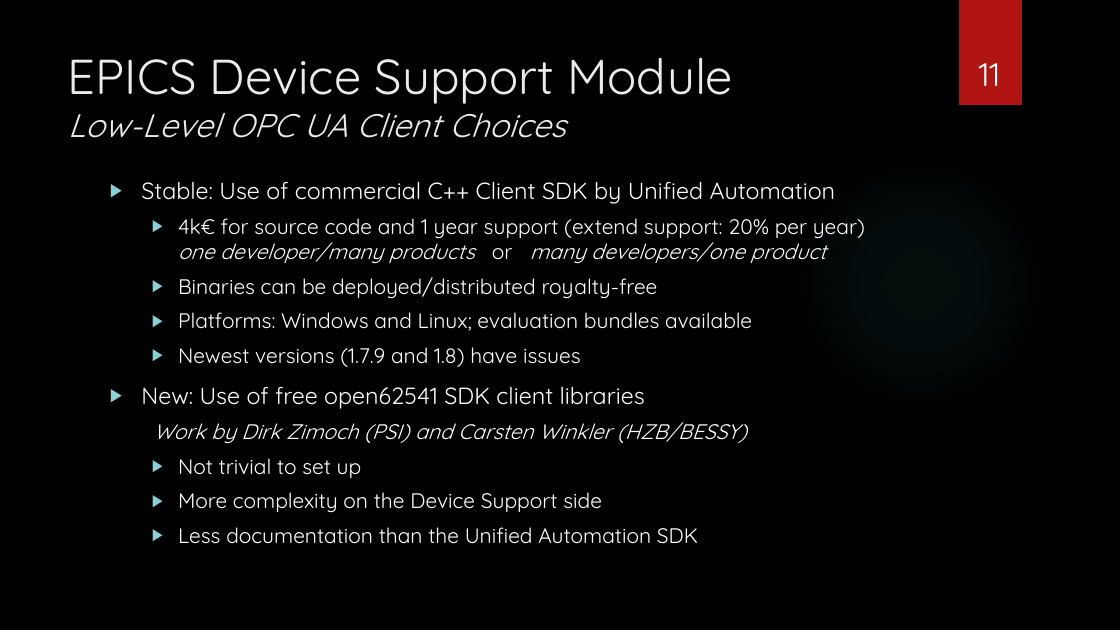
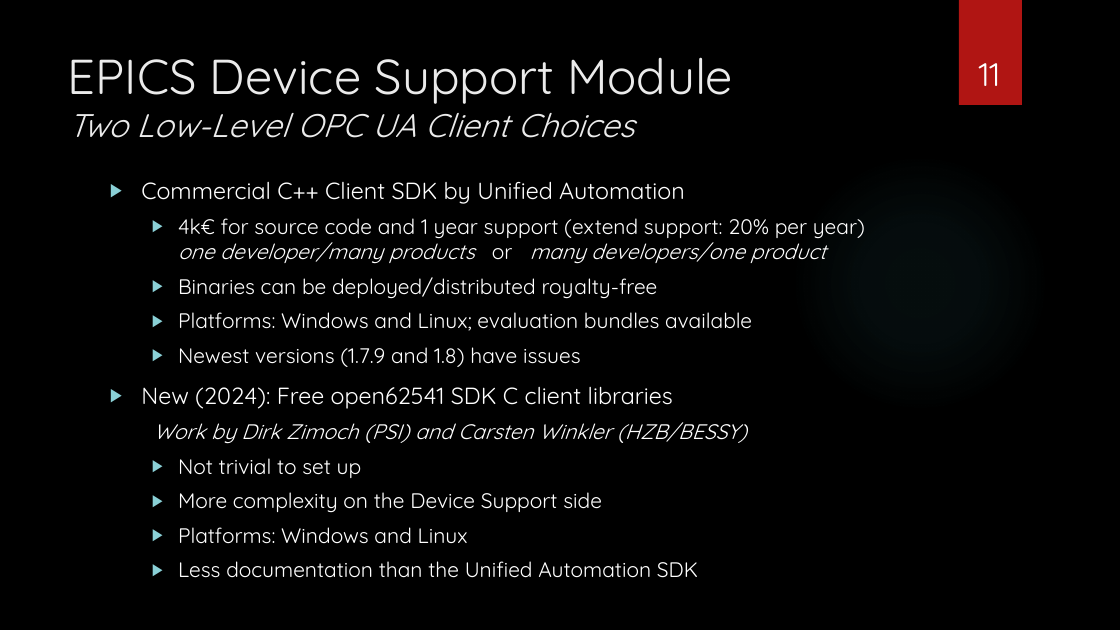
Before and after one commit to epics-training/opcua-support, a slide deck: slide 11 of presentations/OPC UA Device Support.pptx. Drawn at 1120x630 pixels with LibreOffice and Linux fonts; fonts in the diff are those of the drawing; background and template pictures are left out. Boxes give left, top, right and bottom in pixels: in the first picture for what was removed or moved away, otherwise in the second. Text is boxed around its words. In the diff, an @@ line names an element or a change of style, - is before the commit and + after.

```diff
--- a/presentations/OPC UA Device Support.pptx
+++ b/presentations/OPC UA Device Support.pptx
@@ title at [68,57,733,138]: text changed @@
-EPICS Device Support Module
-Low-Level OPC UA Client Choices
+EPICS Device Support Module
+Two Low-Level OPC UA Client Choices
@@ text at [141,182,685,204]: text changed @@
-▶ Stable: Use of commercial C++ Client SDK by Unified Automation
+▶ Commercial C++ Client SDK by Unified Automation
@@ text at [141,387,673,409]: text changed @@
-▶ New: Use of free open62541 SDK client libraries
+▶ New (2024): Free open62541 SDK C client libraries
@@ text at [178,527,468,544]: paragraph added @@
+  ▶ Platforms: Windows and Linux
```
Also in this commit, not shown: 8 other slides changed, 1 slide added, 1 other file.
